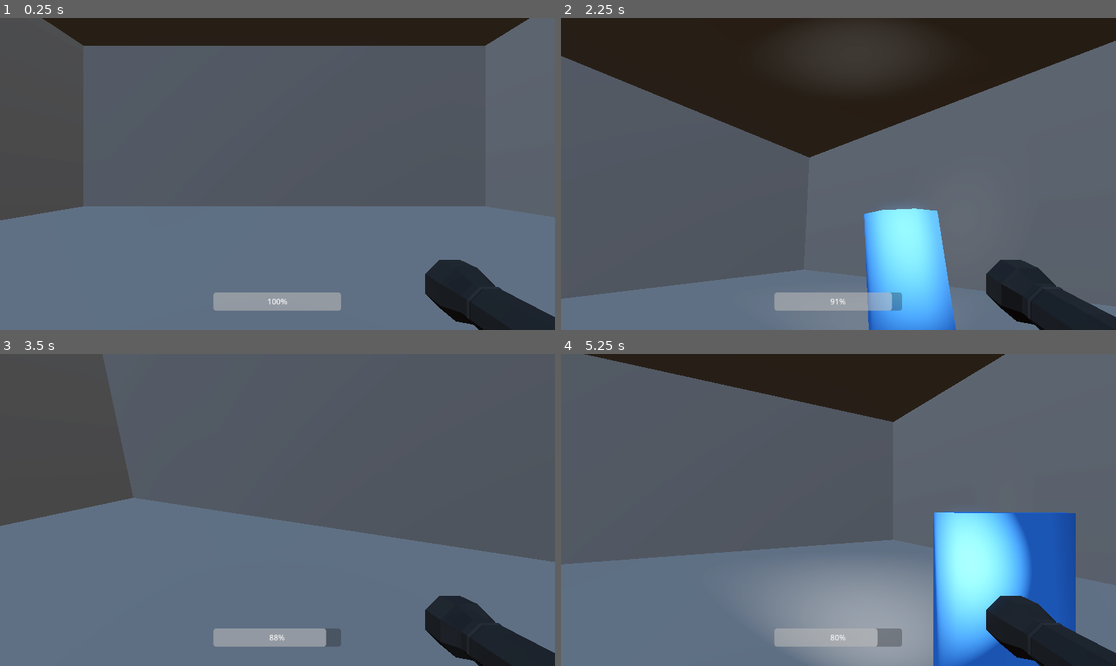
Above: before the commit, frames 1-4 (two rows, left to right).
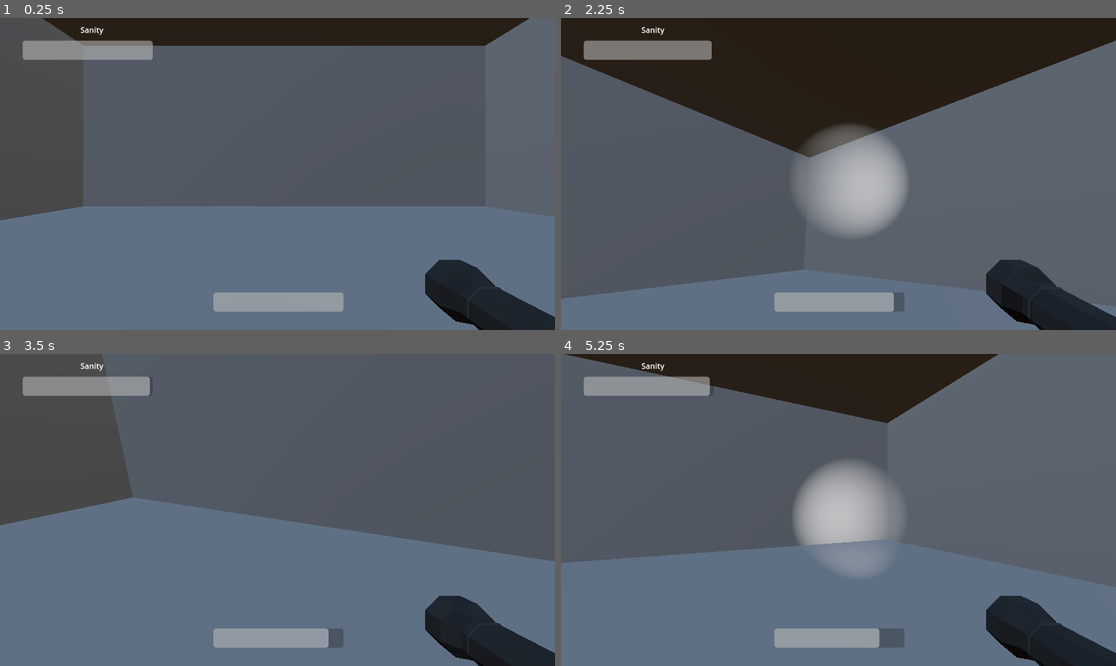
Above: after the commit, the same moments.

Repository: OmarCompiled/Stuck_NULL_BYTES
Game: Godot game, scene res://world.tscn
Two runs of this game, one before a commit and one after it. Both use one fixed random seed, a clock stepped at 60 frames per second and the inputs below. Before the commit the project has no main scene; this scene is started directly in both runs.
Inputs (mouse positions are in pixels of both pictures, inside the frame that each line leads up to):
- Up to frame 1 (0.25 s): no input
- Up to frame 2 (2.25 s): tap Enter at 0.5 s; move the mouse to (866, 174) at 0.52 s; press the mouse at (866, 174) at 0.53 s; hold W (MoveForward) from 0.53 s (still down); tap Space (Jump) at 0.77, 1.52 s; move the mouse to (810, 174) at 1.27 s; release the mouse at (810, 174) at 1.28 s; click (810, 174) at 1.35 s; move the mouse to (849, 167) at 2.02 s; press the mouse at (849, 167) at 2.03 s
- Up to frame 3 (3.5 s): keep holding W (MoveForward); move the mouse to (271, 516) at 2.77 s; release the mouse at (271, 516) at 2.78 s; click (271, 516) at 2.85 s; tap Space (Jump) at 3.02 s
- Up to frame 4 (5.25 s): keep holding W (MoveForward); move the mouse to (877, 513) at 3.52 s; press the mouse at (877, 513) at 3.53 s; tap Space (Jump) at 3.77, 4.52 s; move the mouse to (794, 506) at 4.27 s; release the mouse at (794, 506) at 4.28 s; click (794, 506) at 4.35 s; move the mouse to (844, 510) at 5.02 s; press the mouse at (844, 510) at 5.03 s

The runs differ from the first frame. In frame 1, 1.6% of the frame differs, in the area x 4-62%, y 2-95%; in frame 2, 14%; in frame 3, 1.8%; in frame 4, 24%, in the area x 0-100%, y 0-100%.

Commit message:
Add Sanity bar

Diff:
--- a/godot/flashlight.gd
+++ b/godot/flashlight.gd
@@ -1,13 +1,13 @@
 extends Node3D
 
 func _input(_event: InputEvent) -> void:
-	if Input.is_action_pressed("Flash") and $ProgressBar.value > 0:
-		$SpotLight3D.light_energy = 5
+	if Input.is_action_pressed("Flash") and $CoolDownBar.value > 0:
+		$SpotLight3D.light_energy = 16
 	else:
 		$SpotLight3D.light_energy = 0
 
 func _process(delta: float) -> void:
 	if Input.is_action_pressed("Flash"):
-		$ProgressBar.value -= 0.2
+		$CoolDownBar.value -= 0.2
 	else:
-		$ProgressBar.value += 0.1
+		$CoolDownBar.value += 0.1
--- a/godot/flashlight.tscn
+++ b/godot/flashlight.tscn
@@ -10,11 +10,12 @@
 transform = Transform3D(-4.37114e-08, -1, 0, 1, -4.37114e-08, 0, 0, 0, 1, 3, 3, 0)
 
 [node name="SpotLight3D" type="SpotLight3D" parent="."]
-transform = Transform3D(-4.37114e-08, 0, -1, 0, 1, 0, 1, 0, -4.37114e-08, 2.23753, 0.269774, 0)
+transform = Transform3D(-4.37114e-08, 0, -1, 0, 1, 0, 1, 0, -4.37114e-08, 0.565672, 0.269774, 0)
 light_energy = 0.0
-spot_range = 10.0
+spot_range = 20.0
+spot_angle = 17.05
 
-[node name="ProgressBar" type="ProgressBar" parent="."]
+[node name="CoolDownBar" type="ProgressBar" parent="."]
 anchors_preset = -1
 anchor_left = 0.5
 anchor_top = 0.949
@@ -22,10 +23,11 @@
 anchor_bottom = 0.949
 offset_left = -133.0
 offset_top = -44.952
-offset_right = 132.0
-offset_bottom = -6.95203
+offset_right = 137.0
+offset_bottom = -4.95203
 grow_horizontal = 2
 grow_vertical = 0
 size_flags_horizontal = 8
 size_flags_vertical = 8
 value = 100.0
+show_percentage = false
--- a/godot/player.gd
+++ b/godot/player.gd
@@ -18,6 +18,9 @@
 		cam.rotate_x(-event.relative.y * SENSETIVITY)
 		cam.rotation.x = clamp(cam.rotation.x, deg_to_rad(-40), deg_to_rad(60))
 
+func _process(delta: float) -> void:
+	$SanityBar.value -= 0.01
+
 func _physics_process(delta: float) -> void:
 	if not is_on_floor():
 		velocity.y -= gravity * delta
@@ -34,6 +37,4 @@
 		velocity.x = 0.0
 		velocity.z = 0.0
 
-
-
 	move_and_slide()
--- a/godot/player.tscn
+++ b/godot/player.tscn
@@ -26,3 +26,21 @@
 
 [node name="Flashlight" parent="Head/Camera3D" instance=ExtResource("2_onrkg")]
 transform = Transform3D(-3.0598e-09, 0, 0.07, 0, 0.07, 0, -0.07, 0, -3.0598e-09, 0.645148, -0.425091, -0.551973)
+
+[node name="SanityBar" type="ProgressBar" parent="."]
+offset_left = 47.0
+offset_top = 47.0
+offset_right = 317.0
+offset_bottom = 87.0
+size_flags_horizontal = 0
+value = 100.0
+show_percentage = false
+
+[node name="RichTextLabel" type="RichTextLabel" parent="SanityBar"]
+layout_mode = 0
+offset_top = -42.0
+offset_right = 289.0
+offset_bottom = -2.0
+text = "Sanity"
+horizontal_alignment = 1
+vertical_alignment = 1
--- a/godot/project.godot
+++ b/godot/project.godot
@@ -11,6 +11,7 @@
 [application]
 
 config/name="Stuck"
+run/main_scene="uid://caslnr2cd6agv"
 config/features=PackedStringArray("4.4", "Forward Plus")
 config/icon="res://icon.svg"
 
--- a/godot/world.tscn
+++ b/godot/world.tscn
@@ -16,9 +16,6 @@
 tonemap_mode = 2
 glow_enabled = true
 
-[sub_resource type="StandardMaterial3D" id="StandardMaterial3D_fj7yv"]
-albedo_color = Color(0.216982, 0.509243, 0.953696, 1)
-
 [node name="TestWorld" type="Node"]
 
 [node name="WorldEnvironment" type="WorldEnvironment" parent="."]
@@ -29,8 +26,3 @@
 
 [node name="Player" parent="." instance=ExtResource("2_tlwt5")]
 transform = Transform3D(1, 0, 0, 0, 1, 0, 0, 0, 1, -0.347036, -2.96919, 0.111664)
-
-[node name="CSGCylinder3D" type="CSGCylinder3D" parent="."]
-transform = Transform3D(1, 0, 0, 0, 1, 0, 0, 0, 1, 3, -3, 0)
-use_collision = true
-material = SubResource("StandardMaterial3D_fj7yv")
Not shown: 1 places in godot/world.tscn that only renumber resources
